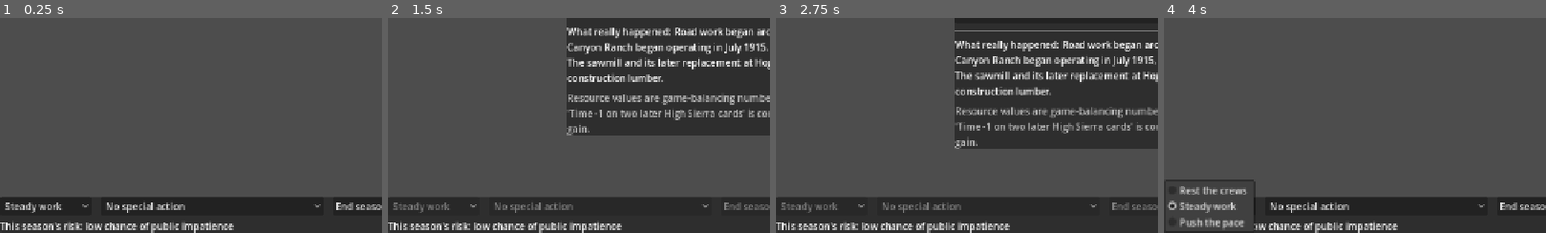
Above: before the commit, frames 1-4 (left to right).
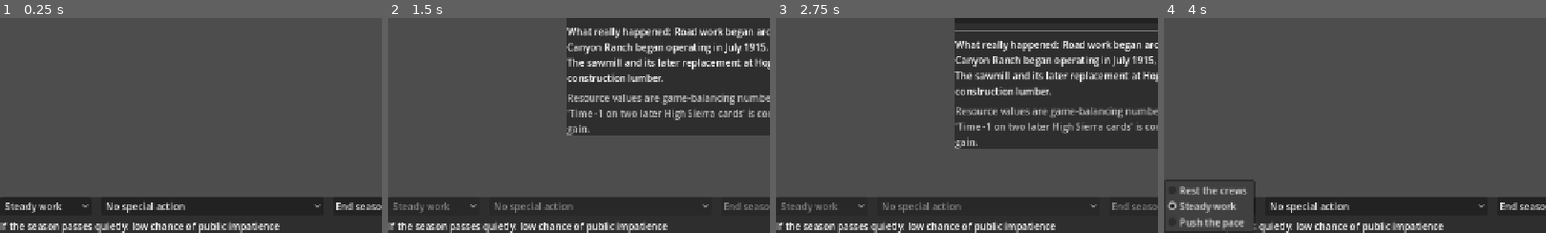
Above: after the commit, the same moments.

Repository: boxwrench/Hetchy-Trail
Game: Godot game, scene res://scenes/journey/journey.tscn
The game is run twice, just before and just after one commit, with the same random seed, the same clock (stepped at 60 frames per second) and the same inputs.
Inputs:
- Up to frame 1 (0.25 s): no input
- Up to frame 2 (1.5 s): click "Steady work" at 0.5 s; click "End season" at 1.25 s
- Up to frame 3 (2.75 s): click "Build the full road and sawmi…" at 2 s
- Up to frame 4 (4 s): click "Continue" at 2.75 s; click "Steady work" at 3.5 s
The pictures show only the part of the screen within x 0-50%, y 50-100%; the shares and areas given below are measured in that part.

The runs differ from the first frame. In frame 1, 2.0% of the frame differs, in the area x 0-74%, y 94-100%; in frame 2, 2.0%; in frame 3, 2.0%; in frame 4, 1.3%.

Commit message:
fix: honest risk telegraph + document milestone-turn suppression
Final-review findings. The pace-risk telegraph stated a per-turn probability,
but on turns a fixed milestone card is due the hazard roll is skipped entirely
(chance 0). Reword the DecisionPanel line to "If the season passes quietly: ..."
and comment the try_draw fixed/roll boundary so the suppression is explicit.
Also comment _deltas_text noting granted_flags are not narrated (safe today;
add narration if a flag-only choice is ever authored).

Co-Authored-By: Claude Opus 4.8 <noreply@anthropic.com>

Diff:
--- a/autoload/event_manager.gd
+++ b/autoload/event_manager.gd
@@ -51,6 +51,9 @@
 		if card.is_fixed:
 			return _draw(card)
 	# Pace-risk: the season just worked may trigger a hazard before texture cards.
+	# A due fixed spine card returns above and skips this roll, so on milestone
+	# turns the real hazard chance is 0 -- the DecisionPanel telegraph is worded
+	# "if the season passes quietly" to stay honest about that.
 	var risk := _risk_for(GameState.work_pace)
 	if randf() < float(risk["chance"]):
 		var hazard := _pick_hazard(risk["kind"])
--- a/scenes/ui/decision_panel.gd
+++ b/scenes/ui/decision_panel.gd
@@ -75,4 +75,6 @@
 func _refresh_risk() -> void:
 	var preview: Dictionary = EventManager.risk_preview(pace_select.selected)
 	var noun := "injury" if preview["kind"] == &"injury" else "public impatience"
-	risk_label.text = "This season's risk: %s chance of %s" % [String(preview["level"]), noun]
+	# Worded as a conditional: on turns a fixed milestone card is due, the hazard
+	# roll is skipped entirely, so this is the risk only "if the season passes quietly".
+	risk_label.text = "If the season passes quietly: %s chance of %s" % [String(preview["level"]), noun]
--- a/scenes/ui/event_panel.gd
+++ b/scenes/ui/event_panel.gd
@@ -104,6 +104,10 @@
 		parts.append("lost %d season(s)" % choice.time_delta_seasons)
 	elif choice.time_delta_seasons < 0:
 		parts.append("banked %d season(s)" % -choice.time_delta_seasons)
+	# NOTE: granted_flags are intentionally not narrated here. Every authored choice
+	# today also carries a metric delta, so this fallback never fires on a flag-
+	# granting choice. If a flag-ONLY choice is ever authored, add flag narration --
+	# otherwise it would misreport as "No change to the ledger."
 	if parts.is_empty():
 		return "No change to the ledger."
 	return "   ".join(parts)
